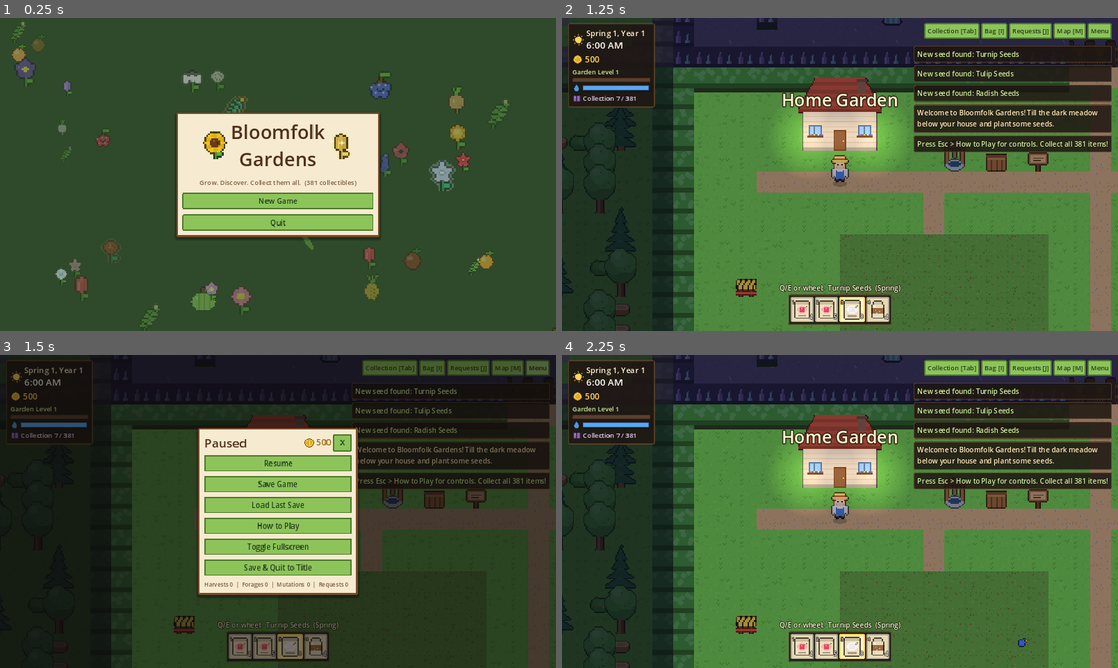
Above: before the commit, frames 1-4 (two rows, left to right).
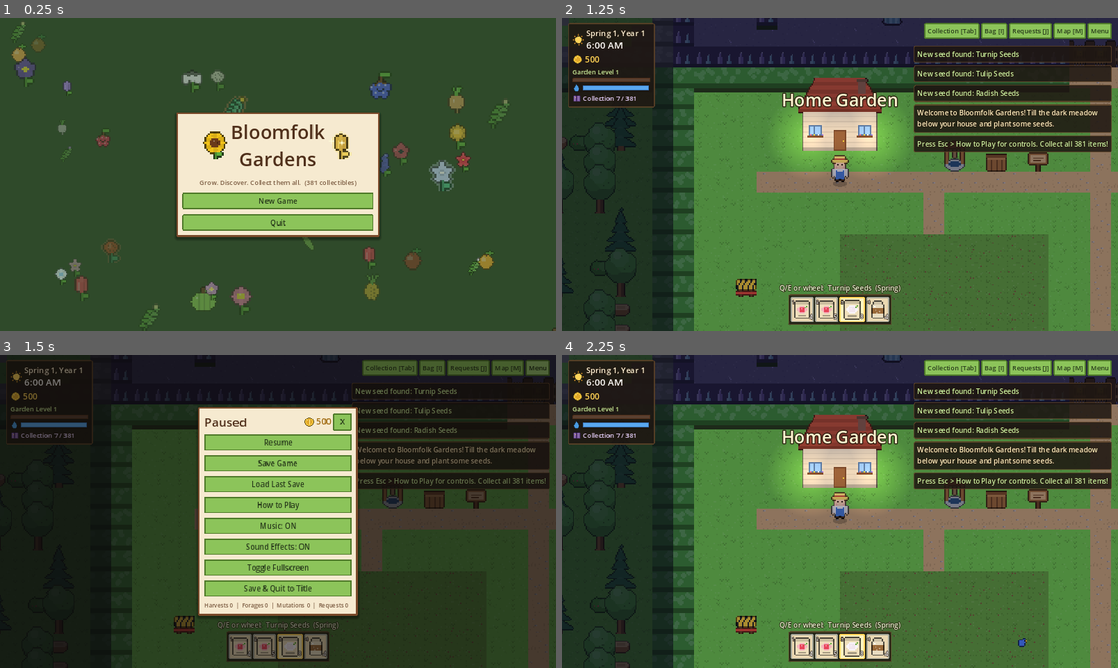
Above: after the commit, the same moments.

Repository: jaineil32624/bloomfolk-gardens
Game: Godot game, scene res://scenes/Main.tscn
Same seed, same stepped clock (60 frames per second), same inputs: the game is played once before the commit and once after it.
Inputs:
- Up to frame 1 (0.25 s): no input
- Up to frame 2 (1.25 s): click "New Game" at 0.5 s
- Up to frame 3 (1.5 s): click "Menu" at 1.25 s
- Up to frame 4 (2.25 s): click "X" at 2 s

Frames 1-2 are identical in both runs. In frame 3, 7.1% of the frame differs, in the area x 35-65%, y 16-84%; in frame 4, nothing differs.

Commit message:
Add procedural music & sound effects
Day/night soundtrack, rain ambience and SFX synthesized at runtime.

Co-Authored-By: Claude Opus 5.5 <noreply@anthropic.com>
Claude-Session: https://claude.ai/code/session_01VB7NKxrB45vavaDXRskyec

Diff:
--- a/project.godot
+++ b/project.godot
@@ -18,6 +18,7 @@
 PixelArt="*res://scripts/autoload/pixel_art.gd"
 GameState="*res://scripts/autoload/game_state.gd"
 SaveManager="*res://scripts/autoload/save_manager.gd"
+Audio="*res://scripts/autoload/audio.gd"
 
 [display]
 
--- /dev/null
+++ b/scripts/autoload/audio.gd
@@ -0,0 +1,388 @@
+extends Node
+## Audio — procedural music and sound effects, synthesized at runtime.
+##
+## No audio files: a cozy day theme and a gentle night theme are composed
+## from a chord progression + seeded melody and rendered on a background
+## thread; short SFX (till, water, plant, harvest, discovery jingle, coins,
+## UI clicks, level-up fanfare, rain ambience) are rendered on first use.
+
+const RATE := 16000
+const BPM_DAY := 84.0
+const BPM_NIGHT := 66.0
+
+## MIDI notes. Progression: C Am F G | C Am F G | F G Em Am | F G C C
+const PROG := [
+	[48, [60, 64, 67]], [45, [57, 60, 64]], [41, [57, 60, 65]], [43, [59, 62, 67]],
+	[48, [60, 64, 67]], [45, [57, 60, 64]], [41, [57, 60, 65]], [43, [59, 62, 67]],
+	[41, [57, 60, 65]], [43, [59, 62, 67]], [40, [55, 59, 64]], [45, [57, 60, 64]],
+	[41, [57, 60, 65]], [43, [59, 62, 67]], [48, [60, 64, 67]], [48, [55, 60, 64]],
+]
+const PENTA := [0, 2, 4, 7, 9]
+
+var music_player: AudioStreamPlayer
+var music_player_b: AudioStreamPlayer
+var rain_player: AudioStreamPlayer
+var sfx_players: Array = []
+var _sfx_cache := {}
+var _themes := {}
+var _want_theme := ""
+var _cur_theme := ""
+var _thread: Thread = null
+var music_on := true
+var sfx_on := true
+var music_volume := 0.7
+var _last_sfx := {}
+
+
+func _ready() -> void:
+	process_mode = Node.PROCESS_MODE_ALWAYS
+	music_player = AudioStreamPlayer.new()
+	music_player_b = AudioStreamPlayer.new()
+	rain_player = AudioStreamPlayer.new()
+	for p in [music_player, music_player_b, rain_player]:
+		add_child(p)
+	music_player.volume_db = -80
+	music_player_b.volume_db = -80
+	for i in 8:
+		var s := AudioStreamPlayer.new()
+		add_child(s)
+		sfx_players.append(s)
+	_start_rendering()
+	Events.discovery_popup.connect(func(_k, _t): play("discover"))
+	Events.level_up.connect(func(_l): play("levelup"))
+	Events.milestone_reached.connect(func(_t): play("levelup"))
+	Events.tool_upgraded.connect(func(_a, _b): play("coin"))
+	Events.weather_changed.connect(func(_w): _update_rain())
+	Events.day_started.connect(_update_rain)
+
+
+func _exit_tree() -> void:
+	if _thread and _thread.is_started():
+		_thread.wait_to_finish()
+
+
+# ================================================================= SYNTH HELPERS
+static func freq(m: float) -> float:
+	return 440.0 * pow(2.0, (m - 69.0) / 12.0)
+
+
+## Adds a note into buf. kind: "pluck", "pad", "bass", "bell", "soft"
+static func note(buf: PackedFloat32Array, start: float, dur: float, midi: float, amp: float, kind: String) -> void:
+	var f := freq(midi)
+	var i0 := int(start * RATE)
+	var n := int(dur * RATE)
+	var tail := n
+	match kind:
+		"pluck", "bell": tail = int(n * 1.6)
+		"pad": tail = n + int(0.4 * RATE)
+	var inc := TAU * f / RATE
+	var ph := 0.0
+	for i in tail:
+		var j := i0 + i
+		if j >= buf.size():
+			break
+		var t := float(i) / RATE
+		var env := 0.0
+		var s := 0.0
+		match kind:
+			"pluck":
+				env = exp(-t * 5.0) * minf(1.0, t * 200.0)
+				s = sin(ph) + 0.35 * sin(ph * 2.0) * exp(-t * 9.0) + 0.12 * sin(ph * 3.0) * exp(-t * 14.0)
+			"bell":
+				env = exp(-t * 3.2) * minf(1.0, t * 300.0)
+				s = sin(ph) + 0.5 * sin(ph * 2.76) * exp(-t * 6.0) + 0.25 * sin(ph * 5.4) * exp(-t * 10.0)
+			"pad":
+				var a := minf(1.0, t / 0.5)
+				var r := 1.0 if i < n else maxf(0.0, 1.0 - float(i - n) / (0.4 * RATE))
+				env = a * r
+				var tri := 2.0 * absf(2.0 * (ph / TAU - floor(ph / TAU + 0.5))) - 1.0
+				s = 0.6 * sin(ph) + 0.4 * tri + 0.15 * sin(ph * 1.003 + 1.0)
+			"bass":
+				env = minf(1.0, t * 80.0) * (1.0 if i < n * 0.85 else maxf(0.0, 1.0 - (i - n * 0.85) / (n * 0.15)))
+				s = sin(ph) + 0.25 * sin(ph * 2.0)
+			_:
+				env = minf(1.0, t * 40.0) * exp(-t * 2.0)
+				s = sin(ph)
+		buf[j] += s * env * amp
+		ph += inc
+		if ph > TAU * 1000.0:
+			ph = fmod(ph, TAU)
+
+
+static func to_wav(buf: PackedFloat32Array, loop: bool, gain: float = 1.0) -> AudioStreamWAV:
+	var peak := 0.001
+	for v in buf:
+		peak = maxf(peak, absf(v))
+	var k := gain * 0.85 / peak
+	var data := PackedByteArray()
+	data.resize(buf.size() * 2)
+	for i in buf.size():
+		data.encode_s16(i * 2, int(clampf(buf[i] * k, -1.0, 1.0) * 32000.0))
+	var w := AudioStreamWAV.new()
+	w.format = AudioStreamWAV.FORMAT_16_BITS
+	w.mix_rate = RATE
+	w.stereo = false
+	w.data = data
+	if loop:
+		w.loop_mode = AudioStreamWAV.LOOP_FORWARD
+		w.loop_begin = 0
+		w.loop_end = buf.size()
+	return w
+
+
+# ================================================================= MUSIC
+## Builds the note list for a theme (cheap); rendering happens separately.
+func _compose(bpm: float, seed: int, night: bool) -> Dictionary:
+	var beat := 60.0 / bpm
+	var bar := beat * 4.0
+	var total := bar * PROG.size()
+	var notes := []
+	var rng := RandomNumberGenerator.new()
+	rng.seed = seed
+	var last := 72
+	for b in PROG.size():
+		var t0 := b * bar
+		var root: int = PROG[b][0]
+		var chord: Array = PROG[b][1]
+		for m in chord:
+			notes.append([t0, bar, m, 0.10 if not night else 0.12, "pad"])
+		notes.append([t0, beat * 2.0, root, 0.30, "bass"])
+		notes.append([t0 + beat * 2.0, beat * 2.0, root + 7, 0.22, "bass"])
+		if not night:
+			for e in 8:
+				var m2: int = chord[[0, 1, 2, 1, 0, 2, 1, 2][e]] + 12
+				notes.append([t0 + e * beat * 0.5, beat * 0.5, m2, 0.07, "pluck"])
+		var steps := [1.0, 0.5, 0.5, 1.0, 1.0] if not night else [2.0, 1.0, 1.0]
+		if b % 4 == 3:
+			steps = [1.5, 0.5, 2.0] if not night else [4.0]
+		var t := t0
+		for d in steps:
+			if rng.randf() < (0.12 if not night else 0.25) and t > t0:
+				t += d * beat
+				continue
+			var cand := []
+			for o in [60, 72]:
+				for p in PENTA:
+					var mm: int = o + p
+					if abs(mm - last) <= 5 and mm >= 64 and mm <= 81:
+						cand.append(mm)
+			var target: int = chord[rng.randi_range(0, 2)] + 12
+			if t == t0 or cand.is_empty():
+				last = target
+			else:
+				last = cand[rng.randi_range(0, cand.size() - 1)]
+			notes.append([t, d * beat, last, 0.20 if not night else 0.17, "bell" if night else "pluck"])
+			t += d * beat
+	var buf := PackedFloat32Array()
+	buf.resize(int(total * RATE) + 10)
+	return {"notes": notes, "buf": buf, "i": 0}
+
+
+static func _render_job(job: Dictionary, budget_ms: int) -> bool:
+	## Renders notes until done (true) or the time budget runs out (false).
+	var t0 := Time.get_ticks_msec()
+	var notes: Array = job["notes"]
+	var buf: PackedFloat32Array = job["buf"]
+	while job["i"] < notes.size():
+		var n: Array = notes[job["i"]]
+		note(buf, n[0], n[1], n[2], n[3], n[4])
+		job["i"] += 1
+		if budget_ms > 0 and Time.get_ticks_msec() - t0 > budget_ms:
+			job["buf"] = buf
+			return false
+	job["buf"] = buf
+	return true
+
+
+var _jobs := []
+
+
+func _start_rendering() -> void:
+	_jobs = [["day", _compose(BPM_DAY, 7, false)], ["night", _compose(BPM_NIGHT, 21, true)]]
+	if OS.has_feature("web"):
+		return  # rendered a little each frame in _process (no threads on web)
+	_thread = Thread.new()
+	_thread.start(_render_themes)
+
+
+func _render_themes() -> void:
+	for j in _jobs:
+		_render_job(j[1], 0)
+		call_deferred("_theme_ready", j[0], to_wav(j[1]["buf"], true, 0.9))
+
+
+func _theme_ready(name: String, w: AudioStreamWAV) -> void:
+	_themes[name] = w
+	if _want_theme == name:
+		_crossfade_to(name)
+
+
+func set_theme(name: String) -> void:
+	_want_theme = name
+	if name == _cur_theme:
+		return
+	if _themes.has(name) or name == "":
+		_crossfade_to(name)
+
+
+func _crossfade_to(name: String) -> void:
+	_cur_theme = name
+	var old := music_player
+	music_player = music_player_b
+	music_player_b = old
+	var target_db := linear_to_db(maxf(0.001, music_volume)) - 8.0 if music_on else -80.0
+	if name != "":
+		music_player.stream = _themes[name]
+		music_player.volume_db = -40
+		music_player.play()
+		create_tween().tween_property(music_player, "volume_db", target_db, 2.5)
+	var tw := create_tween()
+	tw.tween_property(old, "volume_db", -60.0, 2.0)
+	tw.tween_callback(old.stop)
+
+
+func toggle_music() -> void:
+	music_on = not music_on
+	music_player.volume_db = (linear_to_db(music_volume) - 8.0) if music_on else -80.0
+
+
+func _process(_d: float) -> void:
+	if OS.has_feature("web") and not _jobs.is_empty():
+		var j: Array = _jobs[0]
+		if _render_job(j[1], 6):
+			_theme_ready(j[0], to_wav(j[1]["buf"], true, 0.9))
+			_jobs.pop_front()
+	var want := "night" if GameState.daylight() < 0.35 else "day"
+	if want != _want_theme:
+		set_theme(want)
+
+
+func _update_rain() -> void:
+	if GameState.weather == "rain":
+		if not rain_player.playing:
+			rain_player.stream = _rain()
+			rain_player.volume_db = -14
+			rain_player.play()
+	else:
+		rain_player.stop()
+
+
+# ================================================================= SFX
+func play(name: String, pitch: float = 1.0) -> void:
+	if not sfx_on:
+		return
+	var now := Time.get_ticks_msec()
+	if now - int(_last_sfx.get(name, 0)) < 45:
+		return
+	_last_sfx[name] = now
+	if not _sfx_cache.has(name):
+		_sfx_cache[name] = _make_sfx(name)
+	for p in sfx_players:
+		if not p.playing:
+			p.stream = _sfx_cache[name]
+			p.pitch_scale = pitch * randf_range(0.96, 1.04)
+			p.volume_db = -4
+			p.play()
+			return
+
+
+func _noise(buf: PackedFloat32Array, start: float, dur: float, amp: float, decay: float, lp: float) -> void:
+	var y := 0.0
+	for i in int(dur * RATE):
+		var j := int(start * RATE) + i
+		if j >= buf.size():
+			break
+		var t := float(i) / RATE
+		y += (randf() * 2.0 - 1.0 - y) * lp
+		buf[j] += y * amp * exp(-t * decay)
+
+
+func _make_sfx(name: String) -> AudioStreamWAV:
+	var buf := PackedFloat32Array()
+	match name:
+		"till":
+			buf.resize(int(0.25 * RATE))
+			_noise(buf, 0, 0.25, 1.0, 18.0, 0.25)
+			note(buf, 0, 0.08, 40, 0.5, "bass")
+		"water":
+			buf.resize(int(0.45 * RATE))
+			_noise(buf, 0, 0.45, 0.6, 5.0, 0.6)
+			for i in 4:
+				note(buf, 0.05 + i * 0.07, 0.06, 84 + i * 3, 0.15, "soft")
+		"plant":
+			buf.resize(int(0.25 * RATE))
+			_noise(buf, 0, 0.1, 0.5, 30.0, 0.3)
+			note(buf, 0.03, 0.12, 72, 0.4, "pluck")
+		"harvest":
+			buf.resize(int(0.6 * RATE))
+			note(buf, 0, 0.12, 72, 0.5, "pluck")
+			note(buf, 0.08, 0.12, 76, 0.5, "pluck")
+			note(buf, 0.16, 0.3, 79, 0.5, "pluck")
+		"forage":
+			buf.resize(int(0.5 * RATE))
+			_noise(buf, 0, 0.15, 0.5, 20.0, 0.4)
+			note(buf, 0.06, 0.25, 79, 0.4, "bell")
+			note(buf, 0.14, 0.25, 84, 0.3, "bell")
+		"discover":
+			buf.resize(int(1.4 * RATE))
+			var seq := [72, 76, 79, 84, 88]
+			for i in seq.size():
+				note(buf, i * 0.09, 0.5, seq[i], 0.4, "bell")
+			note(buf, 0.45, 0.8, 91, 0.3, "bell")
+		"levelup":
+			buf.resize(int(1.6 * RATE))
+			for i in 4:
+				note(buf, i * 0.12, 0.3, [67, 72, 76, 79][i], 0.45, "pluck")
+			for m in [72, 76, 79, 84]:
+				note(buf, 0.5, 0.9, m, 0.18, "pad")
+		"coin":
+			buf.resize(int(0.4 * RATE))
+			note(buf, 0, 0.08, 88, 0.4, "bell")
+			note(buf, 0.07, 0.3, 93, 0.4, "bell")
+		"click":
+			buf.resize(int(0.08 * RATE))
+			note(buf, 0, 0.04, 84, 0.4, "pluck")
+		"open":
+			buf.resize(int(0.25 * RATE))
+			note(buf, 0, 0.1, 76, 0.35, "pluck")
+			note(buf, 0.06, 0.15, 83, 0.3, "pluck")
+		"close":
+			buf.resize(int(0.25 * RATE))
+			note(buf, 0, 0.1, 83, 0.3, "pluck")
+			note(buf, 0.06, 0.15, 76, 0.3, "pluck")
+		"error":
+			buf.resize(int(0.3 * RATE))
+			note(buf, 0, 0.12, 52, 0.4, "bass")
+			note(buf, 0.1, 0.15, 49, 0.4, "bass")
+		"sleep":
+			buf.resize(int(2.2 * RATE))
+			for i in 5:
+				note(buf, i * 0.3, 0.8, [79, 76, 72, 67, 64][i], 0.3, "bell")
+		_:
+			buf.resize(int(0.1 * RATE))
+			note(buf, 0, 0.05, 72, 0.3, "soft")
+	return to_wav(buf, false, 0.8)
+
+
+func _rain() -> AudioStreamWAV:
+	if _sfx_cache.has("_rain"):
+		return _sfx_cache["_rain"]
+	var buf := PackedFloat32Array()
+	buf.resize(int(3.0 * RATE))
+	var y := 0.0
+	for i in buf.size():
+		y += (randf() * 2.0 - 1.0 - y) * 0.35
+		buf[i] = y * 0.5
+		if randf() < 0.0015:
+			for k in 60:
+				if i + k < buf.size():
+					buf[i + k] += (randf() - 0.5) * exp(-k / 12.0)
+	# crossfade loop seam
+	var fade := int(0.2 * RATE)
+	for i in fade:
+		var a := float(i) / fade
+		buf[i] = buf[i] * a + buf[buf.size() - fade + i] * (1.0 - a)
+	buf.resize(buf.size() - fade)
+	var w := to_wav(buf, true, 0.6)
+	_sfx_cache["_rain"] = w
+	return w
--- a/scripts/autoload/game_state.gd
+++ b/scripts/autoload/game_state.gd
@@ -176,6 +176,7 @@
 func spend(n: int) -> bool:
 	if coins < n:
 		Events.toast.emit("Not enough coins!", Color("ff8a7a"))
+		Audio.play("error")
 		return false
 	coins -= n
 	Events.coins_changed.emit(coins)
--- a/scripts/main.gd
+++ b/scripts/main.gd
@@ -136,6 +136,7 @@
 	_sleeping = true
 	GameState.playing = false
 	player.input_enabled = false
+	Audio.play("sleep")
 	var text := "You passed out from exhaustion..." if passed_out else "Zzz..."
 	await ui.fade_through(func():
 		var res: Dictionary = GameState.new_day()
--- a/scripts/ui/ui_root.gd
+++ b/scripts/ui/ui_root.gd
@@ -90,6 +90,8 @@
 
 
 func open(name: String) -> void:
+	if current == "":
+		Audio.play("open")
 	current = name
 	dim.visible = true
 	window.visible = true
@@ -98,6 +100,8 @@
 
 
 func close() -> void:
+	if current != "":
+		Audio.play("close")
 	current = ""
 	dim.visible = false
 	window.visible = false
@@ -434,6 +438,7 @@
 
 func _buy(key: String, price: int, qty: int) -> void:
 	if GameState.spend(price * qty):
+		Audio.play("coin")
 		GameState.add_item(key, qty)
 		Events.toast.emit("Bought %d x %s" % [qty, ItemDB.display_name(key)], Color("c8f0a0"))
 
@@ -546,6 +551,7 @@
 	var price := ItemDB.sell_price(k)
 	GameState.remove_item(k, n)
 	GameState.add_coins(price * n)
+	Audio.play("coin")
 	Events.toast.emit("Sold %d x %s for %d coins" % [n, ItemDB.display_name(k), price * n], Color("ffd45a"))
 
 
@@ -713,6 +719,12 @@
 		close()
 		continue_requested.emit()))
 	v.add_child(UI.button("How to Play", func(): open("help")))
+	v.add_child(UI.button("Music: " + ("ON" if Audio.music_on else "OFF"), func():
+		Audio.toggle_music()
+		_rebuild()))
+	v.add_child(UI.button("Sound Effects: " + ("ON" if Audio.sfx_on else "OFF"), func():
+		Audio.sfx_on = not Audio.sfx_on
+		_rebuild()))
 	v.add_child(UI.button("Toggle Fullscreen", func():
 		if DisplayServer.window_get_mode() == DisplayServer.WINDOW_MODE_FULLSCREEN:
 			DisplayServer.window_set_mode(DisplayServer.WINDOW_MODE_WINDOWED)
--- a/scripts/ui/ui_theme.gd
+++ b/scripts/ui/ui_theme.gd
@@ -94,6 +94,7 @@
 	b.focus_mode = Control.FOCUS_NONE
 	if min_w > 0:
 		b.custom_minimum_size.x = min_w
+	b.pressed.connect(func(): Audio.play("click"))
 	b.pressed.connect(cb)
 	return b
 
--- a/scripts/world/player.gd
+++ b/scripts/world/player.gd
@@ -156,6 +156,7 @@
 
 ## Visual + particle feedback for a tool use.
 func play_tool(kind: String) -> void:
+	Audio.play({"water": "water", "shovel": "till", "sickle": "harvest"}.get(kind, "plant"))
 	var tex: Texture2D
 	var col := Color("8a5a3a")
 	match kind:
--- a/scripts/world/world.gd
+++ b/scripts/world/world.gd
@@ -1201,6 +1201,7 @@
 		forage_nodes[key].queue_free()
 		forage_nodes.erase(key)
 	GameState.stats["forage"] += 1
+	Audio.play("forage")
 	GameState.add_xp(3)
 	player.play_tool("shovel" if dig else "seed")
 	Events.toast.emit(", ".join(got_text), Color("f0e0a0"))
--- /dev/null
+++ b/tools/music_test.gd
@@ -0,0 +1,15 @@
+extends SceneTree
+func _initialize() -> void:
+	var t0 := Time.get_ticks_msec()
+	var A = root.get_node("Audio")
+	while not A._themes.has("night"):
+		await process_frame
+	print("themes rendered in ms: ", Time.get_ticks_msec() - t0)
+	var out := OS.get_environment("OUT")
+	A._themes["day"].save_to_wav(out + "/day_theme.wav")
+	A._themes["night"].save_to_wav(out + "/night_theme.wav")
+	for s in ["till","water","plant","harvest","forage","discover","levelup","coin","click","open","close","error","sleep"]:
+		A._make_sfx(s)
+	A._rain()
+	print("sfx ok")
+	quit()
Not shown, changed: play/BloomfolkGardens-Windows.exe
